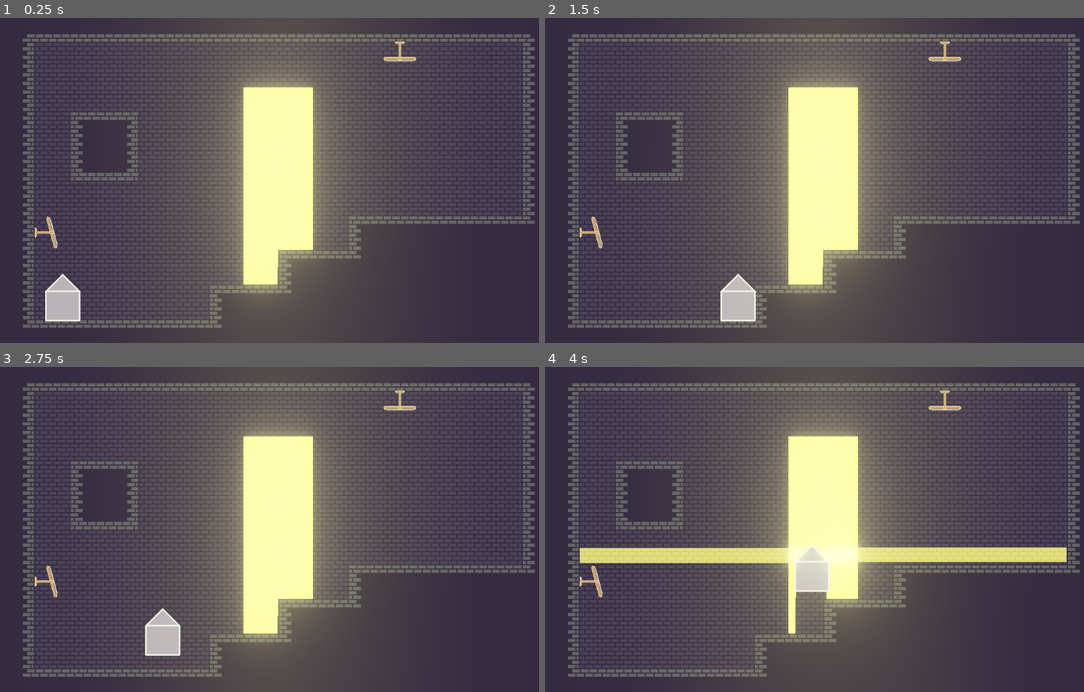
Above: before the commit, frames 1-4 (two rows, left to right).
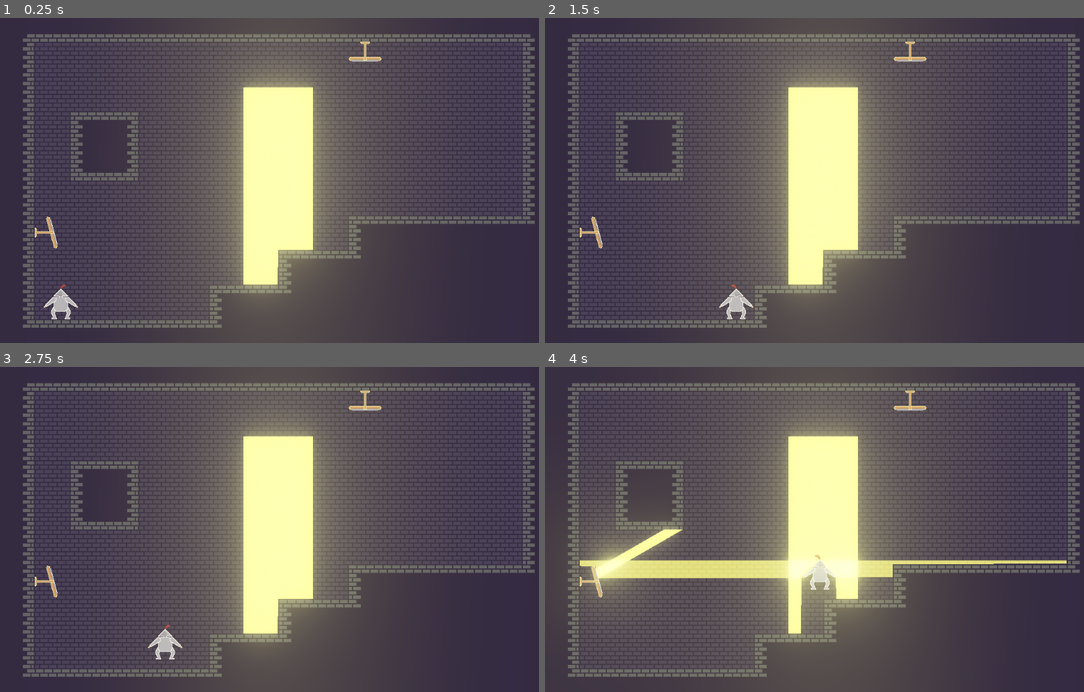
Above: after the commit, the same moments.

Repository: marc-jones/game-off-2022
Game: Godot game, scene res://nodes/PlayState.tscn
The game is run twice, just before and just after one commit, with the same random seed, the same clock (stepped at 60 frames per second) and the same inputs.
Inputs:
- Up to frame 1 (0.25 s): no input
- Up to frame 2 (1.5 s): tap Enter at 0.5 s; hold Right (move_right) from 0.53 s (still down); tap Space (jump) at 0.77 s
- Up to frame 3 (2.75 s): tap Space (jump) at 1.52 s; release Right (move_right) at 2.03 s; hold Left (move_left) from 2.03 s (still down)
- Up to frame 4 (4 s): release Left (move_left) at 2.78 s; hold Right (move_right) from 2.78 s (still down); tap Space (jump) at 3.02, 3.77 s

The runs differ from the first frame. In frame 1, 0.9% of the frame differs, in the area x 8-78%, y 7-94%; in frame 2, 0.9%; in frame 3, 0.9%; in frame 4, 11%, in the area x 3-97%, y 7-83%.

Commit message:
Knight art

Diff:
--- a/nodes/PlayState.tscn
+++ b/nodes/PlayState.tscn
@@ -2,7 +2,7 @@
 
 [ext_resource path="res://scripts/Player.gd" type="Script" id=1]
 [ext_resource path="res://scripts/LightManager.gd" type="Script" id=2]
-[ext_resource path="res://assets/knight_body.png" type="Texture" id=3]
+[ext_resource path="res://assets/knight/knight.png" type="Texture" id=3]
 [ext_resource path="res://assets/tiles/tileset.png" type="Texture" id=4]
 [ext_resource path="res://assets/tiles/brick.png" type="Texture" id=5]
 [ext_resource path="res://nodes/Mirror.tscn" type="PackedScene" id=6]
@@ -279,7 +279,7 @@
 end_cap_mode = 2
 
 [node name="Player" type="KinematicBody2D" parent="."]
-position = Vector2( 116, 516 )
+position = Vector2( 112, 524 )
 script = ExtResource( 1 )
 
 [node name="Sprite" type="Sprite" parent="Player"]
@@ -287,13 +287,13 @@
 
 [node name="CollisionPolygon2D" type="CollisionPolygon2D" parent="Player"]
 position = Vector2( -155, -152 )
-polygon = PoolVector2Array( 155, 112, 183, 140, 183, 192, 127, 192, 127, 140 )
+polygon = PoolVector2Array( 155, 128, 187, 160, 171, 184, 139, 184, 123, 160 )
 
 [node name="WorldEnvironment" type="WorldEnvironment" parent="."]
 environment = SubResource( 2 )
 
 [node name="Mirror" parent="." instance=ExtResource( 6 )]
-position = Vector2( 736, 76 )
+position = Vector2( 672, 76 )
 rotation = -1.57079
 
 [node name="Mirror2" parent="." instance=ExtResource( 6 )]
@@ -304,4 +304,4 @@
 position = Vector2( 0, -20 )
 tile_set = SubResource( 23 )
 format = 1
-tile_data = PoolIntArray( 65547, 1610612736, 0, 393217, -1610612736, 0 )
+tile_data = PoolIntArray( 65546, 1610612736, 0, 393217, -1610612736, 0 )
--- a/scripts/Player.gd
+++ b/scripts/Player.gd
@@ -22,6 +22,7 @@
 		velocity.x += walk * delta
 	velocity.x = clamp(velocity.x, -WALK_MAX_SPEED, WALK_MAX_SPEED)
 	velocity.y += gravity * MASS * delta
+	update_sprite(velocity)
 	velocity = move_and_slide_with_snap(velocity, Vector2.DOWN, Vector2.UP)
 	if is_on_floor() and (jumping or falling):
 		jumping = false
@@ -35,3 +36,15 @@
 		cayote_timer = 0.0
 	if falling:
 		cayote_timer += delta
+
+func update_sprite(current_velocity):
+	if current_velocity.x < 0:
+		face_left()
+	elif current_velocity.x > 0:
+		face_right()
+
+func face_left():
+	$Sprite.flip_h = false
+
+func face_right():
+	$Sprite.flip_h = true
Binary file added: assets/knight/knight.png
Not shown, changed: assets/knight/knight.png.import
Binary file removed: assets/knight_body.png
Not shown, added: raw_assets/knight.xcf
